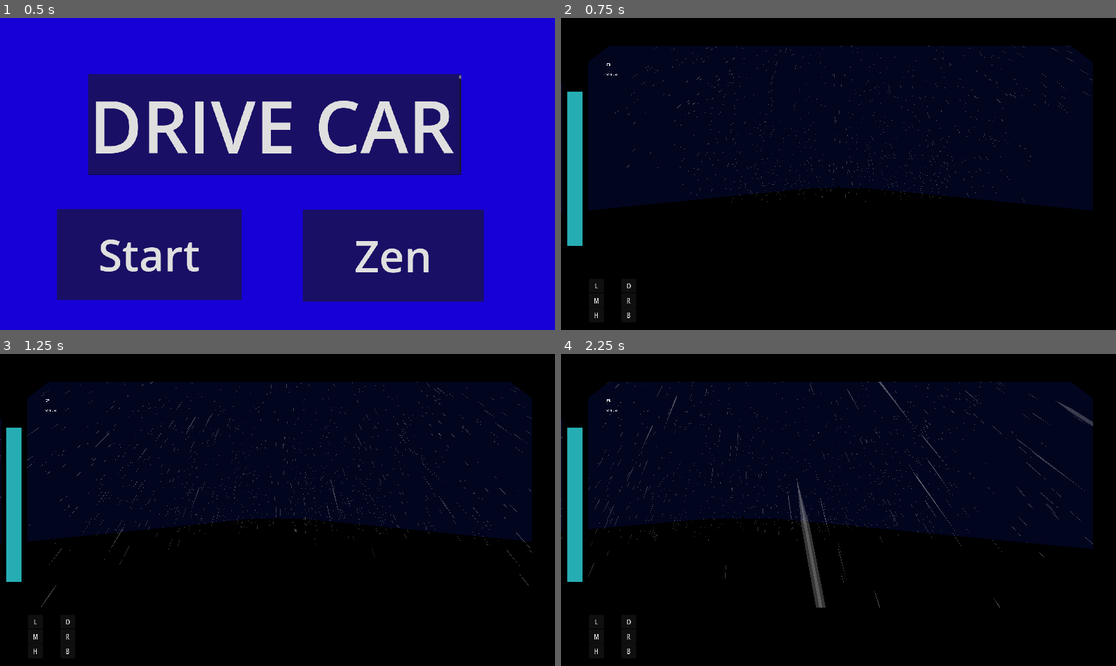
Above: before the commit, frames 1-4 (two rows, left to right).
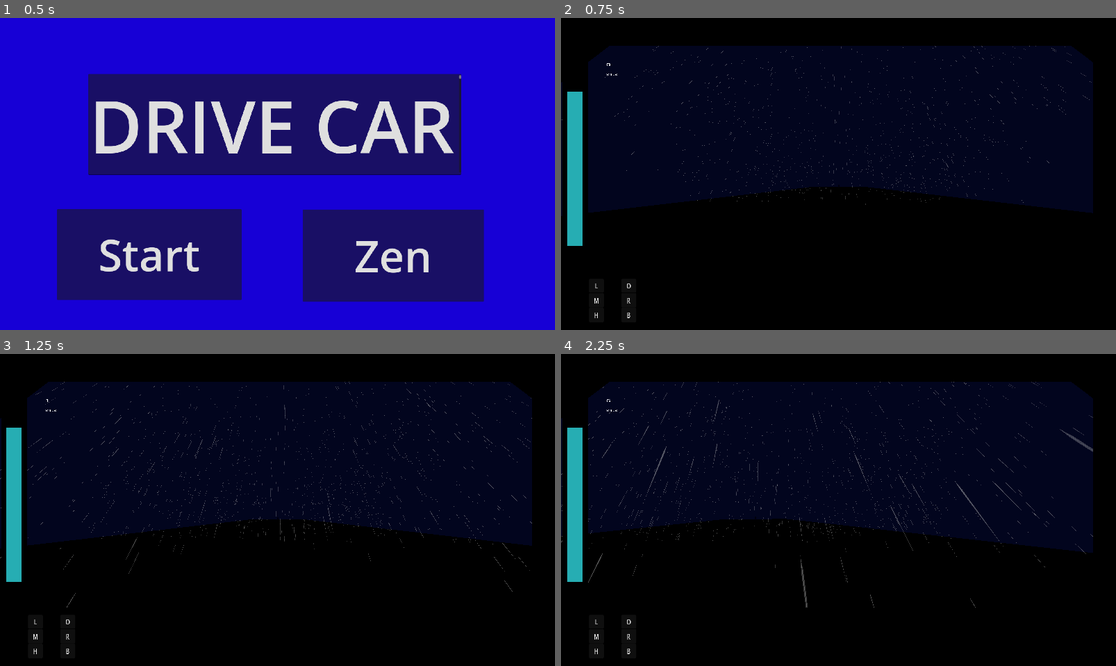
Above: after the commit, the same moments.

Repository: reniby/Southbound
Game: Godot game, scene res://Scenes/menu.tscn
Same seed, same stepped clock (60 frames per second), same inputs: the game is played once before the commit and once after it.
Inputs (mouse positions are in pixels of both pictures, inside the frame that each line leads up to):
- Up to frame 1 (0.5 s): no input
- Up to frame 2 (0.75 s): click "Start" at 0.5 s
- Up to frame 3 (1.25 s): no input
- Up to frame 4 (2.25 s): move the mouse to (960, 494) at 1.27 s; hold D (right) 1.28-2.03 s; move the mouse to (727, 525) at 2.02 s; hold Down (ui_down) from 2.03 s (still down)

Frame 1 is identical in both runs. In frame 2, 0.9% of the frame differs, in the area x 0-96%, y 8-64%; in frame 3, 1.8%; in frame 4, 2.7%, in the area x 0-96%, y 8-82%.

Commit message:
car tuning v2

Diff:
--- a/Scenes/World.tscn
+++ b/Scenes/World.tscn
@@ -1,7 +1,6 @@
-[gd_scene load_steps=12 format=3 uid="uid://db2h3t17k37pe"]
+[gd_scene load_steps=11 format=3 uid="uid://db2h3t17k37pe"]
 
 [ext_resource type="PackedScene" uid="uid://dgpapb3koxqf5" path="res://Scenes/road.tscn" id="1_pwtgb"]
-[ext_resource type="PackedScene" uid="uid://bcsuknevy4bpw" path="res://Scenes/powerup.tscn" id="3_q2fj2"]
 [ext_resource type="PackedScene" uid="uid://bm6pwgdujbxdh" path="res://Scenes/hud.tscn" id="4_od0c4"]
 [ext_resource type="PackedScene" uid="uid://byiip1duovchx" path="res://Scenes/player.tscn" id="5_f8doh"]
 
@@ -104,5 +103,4 @@
 
 [node name="Pickups" type="Node" parent="."]
 
-[node name="Power Up" parent="Pickups" instance=ExtResource("3_q2fj2")]
-transform = Transform3D(1, 0, 0, 0, 1, 0, 0, 0, 1, 0, 0.7, 0)
+[node name="Obstacles" type="Node" parent="."]
--- a/Scenes/player.tscn
+++ b/Scenes/player.tscn
@@ -10,22 +10,23 @@
 [sub_resource type="BoxShape3D" id="BoxShape3D_v7adf"]
 
 [node name="Player" type="VehicleBody3D"]
-mass = 300.0
+mass = 500.0
 center_of_mass_mode = 1
 script = ExtResource("1_hj7uy")
 
 [node name="MeshInstance3D2" type="MeshInstance3D" parent="."]
-transform = Transform3D(1.55158, 0, 0, 0, 0.135342, 0, 0, 0, 2.2829, 0, 0.176988, 0)
+transform = Transform3D(1.55158, 0, 0, 0, 0.135342, 0, 0, 0, 3.04829, 0, 0.176988, -0.518714)
 mesh = SubResource("BoxMesh_futcf")
 
 [node name="CollisionShape3D2" type="CollisionShape3D" parent="."]
-transform = Transform3D(1.69221, 0, 0, 0, 1.03653, 0, 0, 0, 1.03653, 0, 0.177, 0)
+transform = Transform3D(1.69221, 0, 0, 0, 1.03653, 0, 0, 0, 1.38405, 0, 0.177, -0.518714)
 shape = SubResource("BoxShape3D_u2dtu")
 
 [node name="Pivot" type="Node3D" parent="."]
 transform = Transform3D(1, 0, 0, 0, 1, 0, 0, 0, 1, 0, 1.67939, 0)
 
 [node name="Camera3D" type="Camera3D" parent="Pivot"]
+transform = Transform3D(1, 0, 0, 0, 1, 0, 0, 0, 1, 0, 0.330785, 0)
 
 [node name="SpotLight3D" type="SpotLight3D" parent="."]
 transform = Transform3D(0.947713, 0, -0.319125, 0, 1, 0, 0.319125, 0, 0.947713, 0.75, 1, -0.75)
--- a/Scenes/powerup.tscn
+++ b/Scenes/powerup.tscn
@@ -1,10 +1,31 @@
-[gd_scene load_steps=6 format=3 uid="uid://bcsuknevy4bpw"]
+[gd_scene load_steps=7 format=3 uid="uid://bcsuknevy4bpw"]
 
-[ext_resource type="Material" uid="uid://b122sws3pt7w7" path="res://Assets/Materials/Red.tres" id="1_8qqae"]
 [ext_resource type="Script" path="res://Scripts/powerup.gd" id="1_ltpmm"]
 [ext_resource type="AudioStream" uid="uid://v5xsvqy1dyhq" path="res://Audio/FX/mixkit-unlock-game-notification-253.wav" id="3_m22qk"]
 
 [sub_resource type="CapsuleMesh" id="CapsuleMesh_fcma7"]
+
+[sub_resource type="Shader" id="Shader_aaf0u"]
+code = "shader_type spatial;
+render_mode unshaded, depth_draw_never;
+
+uniform vec4 shine_color : hint_color = vec4( 1.0, 1.0, 1.0, 1.0 );
+uniform float cycle_interval : hint_range(0.5, 5.0) = 1.0;
+uniform float shine_speed : hint_range(1.0, 5.0) = 3.0;
+uniform float shine_width : hint_range(1.0, 100.0) = 3.0;
+
+void fragment( )
+{
+	vec3 vertex = ( CAMERA_MATRIX * vec4( VERTEX, 1.0 ) ).xyz;
+	float width = shine_width * 0.001 * cycle_interval;
+	float frequency = floor( sin( vertex.z * cycle_interval + TIME * shine_speed * cycle_interval ) + width );
+	ALBEDO = shine_color.rgb;
+	ALPHA = clamp( ( 1.0 - dot( NORMAL, VIEW ) ) * frequency * shine_color.a, 0.0, 1.0 );
+}"
+
+[sub_resource type="ShaderMaterial" id="ShaderMaterial_s07yr"]
+render_priority = 0
+shader = SubResource("Shader_aaf0u")
 
 [sub_resource type="CapsuleShape3D" id="CapsuleShape3D_sdrq8"]
 
@@ -15,7 +36,7 @@
 
 [node name="Mesh" type="MeshInstance3D" parent="Area3D"]
 mesh = SubResource("CapsuleMesh_fcma7")
-surface_material_override/0 = ExtResource("1_8qqae")
+surface_material_override/0 = SubResource("ShaderMaterial_s07yr")
 
 [node name="CollisionShape3D" type="CollisionShape3D" parent="Area3D"]
 shape = SubResource("CapsuleShape3D_sdrq8")
--- a/Scenes/road.tscn
+++ b/Scenes/road.tscn
@@ -1,11 +1,14 @@
 [gd_scene load_steps=7 format=3 uid="uid://dgpapb3koxqf5"]
 
-[ext_resource type="Material" uid="uid://b4s0xnt1f6lia" path="res://Assets/Materials/Green.tres" id="1_dfht1"]
 [ext_resource type="Script" path="res://Scripts/road.gd" id="1_kwlmd"]
 [ext_resource type="PackedScene" uid="uid://bcsuknevy4bpw" path="res://Scenes/powerup.tscn" id="2_wbpfe"]
 [ext_resource type="PackedScene" uid="uid://kyysd8qe5d2w" path="res://Scenes/obstacle.tscn" id="3_6tshc"]
 
 [sub_resource type="PlaneMesh" id="PlaneMesh_qg16h"]
+
+[sub_resource type="StandardMaterial3D" id="StandardMaterial3D_nymr6"]
+albedo_color = Color(0.27451, 0.384314, 0.184314, 1)
+metallic_specular = 0.0
 
 [sub_resource type="ConcavePolygonShape3D" id="ConcavePolygonShape3D_c16ot"]
 data = PackedVector3Array(1, 0, 1, -1, 0, 1, 1, 0, -1, -1, 0, 1, -1, 0, -1, 1, 0, -1)
@@ -21,7 +24,7 @@
 
 [node name="MeshInstance3D" type="MeshInstance3D" parent="StaticBody3D"]
 mesh = SubResource("PlaneMesh_qg16h")
-surface_material_override/0 = ExtResource("1_dfht1")
+surface_material_override/0 = SubResource("StandardMaterial3D_nymr6")
 
 [node name="CollisionShape3D" type="CollisionShape3D" parent="StaticBody3D"]
 shape = SubResource("ConcavePolygonShape3D_c16ot")
